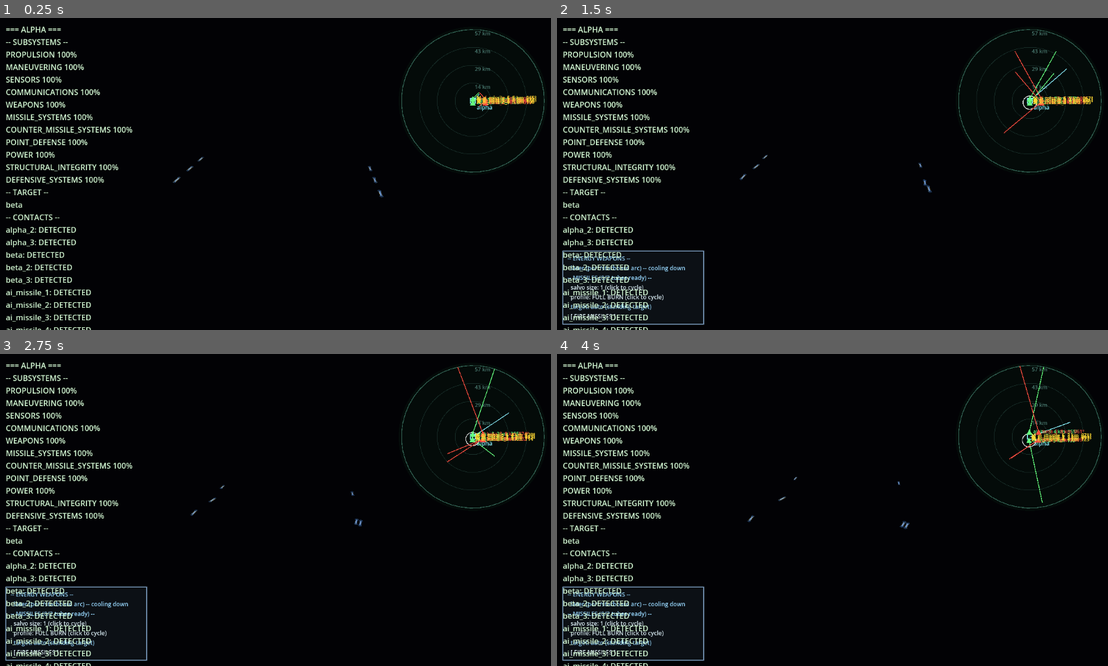
Above: before the commit, frames 1-4 (two rows, left to right).
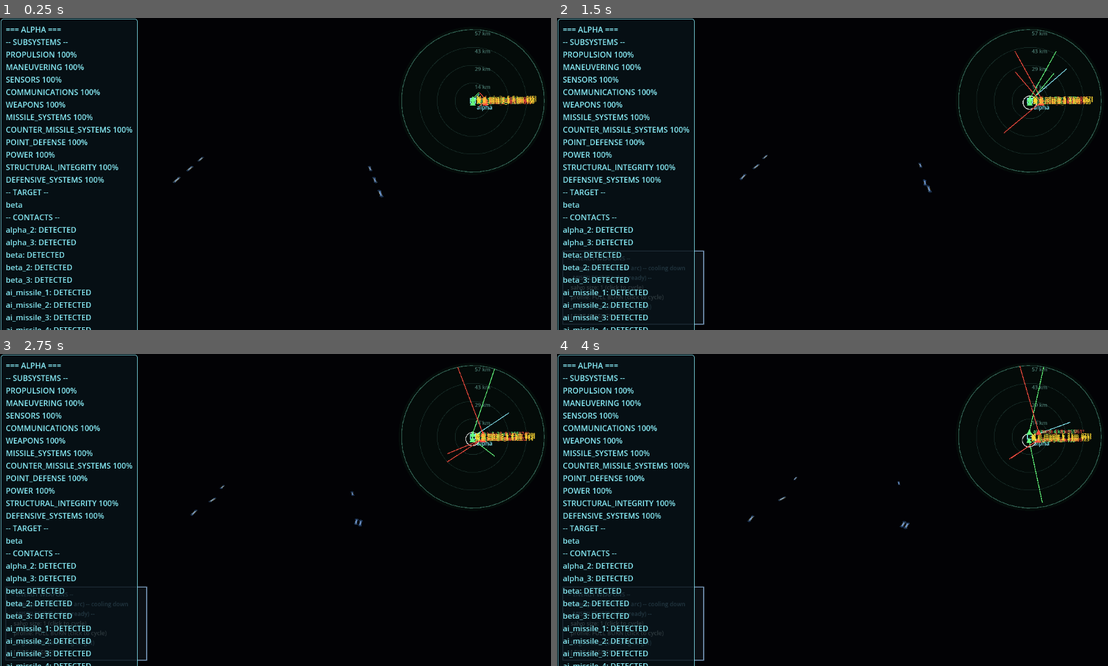
Above: after the commit, the same moments.

Repository: triest/HonorHaringtonGame
Game: Godot game, scene res://scenes/main.tscn
Two runs of this game, one before a commit and one after it. Both use one fixed random seed, a clock stepped at 60 frames per second and the inputs below.
Inputs (mouse positions are in pixels of both pictures, inside the frame that each line leads up to):
- Up to frame 1 (0.25 s): no input
- Up to frame 2 (1.5 s): drag from (1030, 102) to (893, 105) at 0.52 s; drag from (634, 286) to (804, 236) at 1.27 s
- Up to frame 3 (2.75 s): move the mouse to (336, 441) at 2.02 s; hold D (order_turn_right) from 2.03 s (still down); hold C (order_target_clear) from 2.03 s (still down); click (336, 441) at 2.17 s
- Up to frame 4 (4 s): release D (order_turn_right) at 2.75 s; release C (order_target_clear) at 2.75 s; drag from (804, 572) to (667, 463) at 2.77 s; move the mouse to (1003, 556) at 3.52 s; hold A (order_turn_left) from 3.53 s (still down); hold F (order_weapons_toggle) from 3.53 s (still down); click (1003, 556) at 3.67 s

The runs differ from the first frame. In frame 1, 2.9% of the frame differs, in the area x 0-25%, y 0-100%; in frame 2, 3.9%; in frame 3, 3.9%; in frame 4, 3.9%.

Commit message:
§56.3 item J, часть 1: стилизация панели Hud (shared UiTheme + styled background)
Первая часть визуального полишинга (item J) поверх функционально
закрытых F-I: новый scripts/ui_theme.gd (UiTheme) даёт общий stylebox/
цвет для будущих панелей, Hud получил реальную стилизованную панель
фона вместо голого текста. test_hud.gd 16 -> 21 проверок, все проходят.
Item J остаётся не закрытым -- это одна из нескольких запланированных
частей.

Diff:
--- a/project/scripts/hud.gd
+++ b/project/scripts/hud.gd
@@ -19,21 +19,59 @@
 ## main.gd wires this to "alpha". A future pass can add a second panel
 ## or a POV switch once order input (item 5) gives the player an actual
 ## controlled ship to default the POV to.
+##
+## §56.3 item J (visual polish pass, see .tools/state.md): this panel was
+## bare unstyled text directly on the 3D viewport -- the user's explicit
+## complaint after live-testing items A-E ("debug text/dots on a black
+## screen"). This pass gives it a real styled background (UiTheme,
+## scripts/ui_theme.gd -- a small shared stylebox/color helper, new this
+## pass, meant to be reused by CommandGroupPanel/OrderMenu/WeaponPanel in
+## LATER J sub-passes, not applied to them yet -- see ASSUMPTIONS.md
+## "§56.3 item J" for the honest scope of what this one pass covers) and
+## an accent text color matching TacticalPlot's own-ship marker color, so
+## this panel reads as the same visual system as the tactical plot rather
+## than an unrelated debug overlay. The TEXT CONTENT/layout logic below
+## (_build_text) is completely unchanged -- this is a pure presentation
+## change, still §25.1-compliant (per-subsystem numeric %, no aggregate
+## health bar).
 class_name Hud
 
 const SubsystemType = preload("res://simulation/subsystem_type.gd")
 const ContactState = preload("res://simulation/contact_state.gd")
+const UiTheme = preload("res://scripts/ui_theme.gd")
+
+## Gap (px) between the label's own text bounds and the drawn panel edge
+## around it -- purely a legibility/aesthetic choice (ASSUMPTION, same
+## status as e.g. TacticalPlot.PLOT_MARGIN_PX), not derived from anything.
+const PANEL_PADDING_PX: float = 10.0
 
 var _label: Label
+var _background: Panel
 var pov_ship_id: String = ""
 
 func _ready() -> void:
+	# Background added FIRST so it draws behind the label (CanvasLayer
+	# children render in the order they were added, same convention as
+	# every other layered draw in this codebase, e.g. TacticalPlot draws
+	# rim/rings before contacts before selection rings).
+	_background = Panel.new()
+	_background.name = "HudBackground"
+	_background.add_theme_stylebox_override("panel", UiTheme.panel_stylebox())
+	# Purely decorative chrome behind a text readout -- must never steal
+	# mouse events from whatever's underneath (the 3D viewport, and other
+	# input-consuming UI like TacticalPlot).
+	_background.mouse_filter = Control.MOUSE_FILTER_IGNORE
+	add_child(_background)
+
 	_label = Label.new()
 	_label.name = "HudLabel"
 	_label.position = Vector2(12, 12)
-	_label.add_theme_color_override("font_color", Color(0.85, 1.0, 0.85))
+	_label.add_theme_color_override("font_color", UiTheme.ACCENT_COLOR)
+	_label.add_theme_color_override("font_outline_color", Color(0.0, 0.02, 0.02, 0.9))
+	_label.add_theme_constant_override("outline_size", 2)
 	_label.add_theme_font_size_override("font_size", 16)
 	add_child(_label)
+	_layout_background()
 
 ## Call once per simulation tick (same call site/order as WeaponFx.update,
 ## see main.gd._on_tick) with the world and which ship this HUD instance
@@ -41,6 +79,21 @@
 func update(world: SimulationWorld, ship_id: String) -> void:
 	pov_ship_id = ship_id
 	_label.text = _build_text(world, ship_id)
+	_layout_background()
+
+## §56.3 item J: resizes/repositions `_background` to hug `_label`'s
+## CURRENT real measured bounds (Label.get_minimum_size(), the same
+## "real measurement, not a guess" primitive get_bottom_y() below already
+## relied on pre-item-J) plus PANEL_PADDING_PX on every side. Called after
+## every text change so the panel never lags behind a line-count change
+## (fewer/more subsystems, fewer/more contacts).
+func _layout_background() -> void:
+	if _background == null or _label == null:
+		return
+	var content_size: Vector2 = _label.get_minimum_size()
+	var pad := Vector2(PANEL_PADDING_PX, PANEL_PADDING_PX)
+	_background.position = _label.position - pad
+	_background.size = content_size + pad * 2.0
 
 ## §56.3 item F ("first real shared UI-panel layout pass", §1.10.1's own
 ## note in .tools/state.md): this panel's CURRENT actual rendered bottom
@@ -50,13 +103,20 @@
 ## "how tall is Hud usually" -- Hud's own line count varies with contact
 ## count/subsystem list, so a fixed guess drifts stale exactly the way
 ## CommandGroupPanel's PANEL_POSITION constant already admitted it might
-## (see that file's own doc comment, pre-item-F). Label.get_minimum_size()
-## reflects the CURRENTLY SET text's real measured size and, unlike a
-## live on-screen pixel readout, is safe to call even before this node
-## has ever been part of a rendered frame (confirmed headless via a
-## throwaway probe script before relying on it here) -- so this is a real
-## measurement, not another guess one layer removed.
+## (see that file's own doc comment, pre-item-F).
+##
+## §56.3 item J update: now returns the styled BACKGROUND panel's real
+## bottom edge (label bottom + PANEL_PADDING_PX), not the bare label's --
+## the background is the panel's actual visible extent now that one
+## exists, so a sibling stacking "below Hud" should stack below the drawn
+## panel, not below where the label would end if the panel weren't there
+## (which would visually clip into/overlap Hud's own border). Falls back
+## to the pre-item-J label-only measurement if _background somehow isn't
+## set (defensive -- _ready() always creates it, same guard style as
+## every other optional-collaborator null-check in this codebase).
 func get_bottom_y() -> float:
+	if _background != null:
+		return _background.position.y + _background.size.y
 	return _label.position.y + _label.get_minimum_size().y
 
 func _build_text(world: SimulationWorld, ship_id: String) -> String:
--- /dev/null
+++ b/project/scripts/ui_theme.gd
@@ -0,0 +1,74 @@
+extends RefCounted
+## UiTheme
+##
+## §56.3 item J (visual polish pass, see .tools/state.md / AGENTS.md §56.3):
+## a small shared style helper so panels this pass and later J sub-passes
+## touch (Hud first, this pass; CommandGroupPanel/OrderMenu/WeaponPanel/
+## TacticalPlot's own chrome are explicitly left for later sub-passes -- see
+## state.md's own "pick ONE concrete sub-piece... expect multiple passes"
+## plan, item J's checklist entry in state.md) draw from one consistent
+## palette/stylebox recipe instead of each hand-rolling its own colors --
+## the point of docs/reference/tactical_command_ui_reference.png is a
+## single coherent "HUD glass panel" visual system, not a patchwork of
+## independently-styled debug overlays. Pure cosmetics/style-object
+## construction -- no simulation/gameplay logic, same §42 boundary every
+## other UI file in this dir already respects (this file computes nothing
+## about world state, it only builds Godot StyleBox resources).
+class_name UiTheme
+
+## Cyan accent used for "this is player/own-force UI chrome" -- matches
+## TacticalPlot.OWN_SHIP_COLOR (scripts/tactical_plot.gd's own-ship marker
+## color) so a HUD panel's border/text reads as the same visual language as
+## the plot's own-ship icon, not a coincidentally-similar but independently
+## -chosen blue. Kept as a plain Color constant (not e.g. re-exporting
+## TacticalPlot.OWN_SHIP_COLOR) so this file has no dependency on that class
+## -- both are independently allowed to reference "the same value", per this
+## codebase's existing small-helper convention (see e.g. MISSILE_COLOR's own
+## doc comment in tactical_plot.gd for the same "matches X's color, kept as
+## a literal, not a cross-reference" reasoning).
+const ACCENT_COLOR := Color(0.55, 0.95, 1.0)
+const ACCENT_COLOR_DIM := Color(0.55, 0.95, 1.0, 0.55)
+
+## Subsystem/condition-readout color bands -- purely a legibility aid for a
+## PER-SUBSYSTEM numeric percentage (AGENTS.md §25.1 explicitly allows this:
+## "does not forbid displaying a numeric readout of an individual
+## subsystem's condition... where that is the most readable way to show
+## real, mechanically-consequential state"). This is NOT a single
+## aggregate "ship health" bar/color -- each subsystem still gets its own
+## independent number and color, so a ship with SENSORS destroyed but
+## everything else fine still reads as exactly that, not as a single
+## uniform "damaged" tint.
+const CONDITION_GOOD_COLOR := Color(0.5, 0.95, 0.55)
+const CONDITION_WARN_COLOR := Color(0.95, 0.85, 0.35)
+const CONDITION_CRITICAL_COLOR := Color(1.0, 0.35, 0.3)
+const CONDITION_WARN_THRESHOLD: float = 0.66
+const CONDITION_CRITICAL_THRESHOLD: float = 0.33
+
+const PANEL_BG_COLOR := Color(0.03, 0.07, 0.09, 0.82)
+const PANEL_BORDER_WIDTH: float = 1.5
+const PANEL_CORNER_RADIUS: int = 4
+const PANEL_CONTENT_MARGIN: float = 8.0
+
+## Builds a StyleBoxFlat for a panel background: dark translucent fill, a
+## thin accent-colored border, slightly rounded corners -- the recurring
+## "HUD glass panel" look in the reference image, factored out here so it
+## is defined once rather than re-typed (and inevitably drifting slightly
+## different) in every panel script that wants one.
+static func panel_stylebox(border_color: Color = ACCENT_COLOR, bg_color: Color = PANEL_BG_COLOR) -> StyleBoxFlat:
+	var sb := StyleBoxFlat.new()
+	sb.bg_color = bg_color
+	sb.border_color = border_color
+	sb.set_border_width_all(PANEL_BORDER_WIDTH)
+	sb.set_corner_radius_all(PANEL_CORNER_RADIUS)
+	sb.set_content_margin_all(PANEL_CONTENT_MARGIN)
+	return sb
+
+## Per-subsystem condition -> color, per the CONDITION_*_COLOR doc comment
+## above (a readability aid on an already-shown, already-differentiated
+## per-subsystem number -- not a new aggregate health measure).
+static func condition_color(condition_fraction: float) -> Color:
+	if condition_fraction < CONDITION_CRITICAL_THRESHOLD:
+		return CONDITION_CRITICAL_COLOR
+	if condition_fraction < CONDITION_WARN_THRESHOLD:
+		return CONDITION_WARN_COLOR
+	return CONDITION_GOOD_COLOR
--- a/project/simulation/tests/test_hud.gd
+++ b/project/simulation/tests/test_hud.gd
@@ -22,6 +22,19 @@
 ## this test passing, the bug is downstream of Godot's own scripting
 ## layer (renderer/driver interaction) and needs a live Windows repro,
 ## not another headless test.
+##
+## §56.3 item J (visual polish pass): added coverage for the new styled
+## background Panel (scripts/hud.gd's `_background`, scripts/ui_theme.gd)
+## -- exists, uses a real StyleBoxFlat (not the engine default), is added
+## BEFORE the label in child order (so it draws behind, not on top/hiding
+## the text), and hugs the label's real measured bounds with padding.
+## get_bottom_y()'s own expected-value formula was updated to match its
+## new, more-correct meaning (the background panel's real bottom edge --
+## see that method's own doc comment for why) rather than kept pointing
+## at the pre-item-J bare-label formula, per this codebase's existing
+## convention of rewriting a test whose old assertion encoded since-
+## superseded behavior rather than leaving it checking the wrong thing
+## (see e.g. §56.3 item I's test_move_order_controller.gd rewrite).
 
 const SimulationWorld = preload("res://simulation/simulation_world.gd")
 const ShipPhysicsState = preload("res://simulation/ship_physics_state.gd")
@@ -93,6 +106,11 @@
 ## ShipSubsystems + at least one contact produces a multi-line label, so
 ## this also incidentally guards against get_bottom_y() being hardcoded
 ## back to a single-line assumption.
+##
+## §56.3 item J: updated expected-value formula -- get_bottom_y() now
+## returns the styled background panel's real bottom edge (label bottom +
+## padding), not the bare label's bottom, since the background is what's
+## actually visibly drawn now. See get_bottom_y()'s own doc comment.
 func _test_get_bottom_y_reflects_real_label_height() -> void:
 	var world := _make_world_with_alpha()
 	var hud := Hud.new()
@@ -100,11 +118,48 @@
 	hud._ready()
 	hud.update(world, "alpha")
 	var label: Label = hud.get_node_or_null("HudLabel")
+	var background: Panel = hud.get_node_or_null("HudBackground")
 	_assert(label != null, "sanity: HudLabel must exist to measure its height")
-	if label != null:
-		var expected: float = label.position.y + label.get_minimum_size().y
-		_assert(is_equal_approx(hud.get_bottom_y(), expected), "get_bottom_y() should equal label.position.y + label.get_minimum_size().y, got %f expected %f" % [hud.get_bottom_y(), expected])
+	_assert(background != null, "sanity: HudBackground must exist to measure the panel's real bottom edge")
+	if label != null and background != null:
+		var expected: float = background.position.y + background.size.y
+		_assert(is_equal_approx(hud.get_bottom_y(), expected), "get_bottom_y() should equal the background panel's real bottom edge, got %f expected %f" % [hud.get_bottom_y(), expected])
 		_assert(hud.get_bottom_y() > label.position.y, "get_bottom_y() should be below the label's own top (position.y) once there is any text at all")
+
+## §56.3 item J: the new styled background panel -- exists, is a real
+## StyleBoxFlat (not the Godot default Panel theme, which would mean
+## UiTheme.panel_stylebox() was never actually applied), drawn BEHIND the
+## label (added earlier in child order, so it doesn't cover the text),
+## and its rect fully encloses the label's real measured bounds with the
+## documented padding rather than e.g. being left at its constructor
+## default size (0,0) or some other stale/unrelated rect.
+func _test_background_panel_is_styled_and_wraps_the_label() -> void:
+	var world := _make_world_with_alpha()
+	var hud := Hud.new()
+	get_root().add_child(hud)
+	hud._ready()
+	hud.update(world, "alpha")
+	var label: Label = hud.get_node_or_null("HudLabel")
+	var background: Panel = hud.get_node_or_null("HudBackground")
+	_assert(background != null, "Hud._ready() should create a child Panel named HudBackground")
+	if background == null or label == null:
+		hud.queue_free()
+		return
+
+	var label_index: int = label.get_index()
+	var background_index: int = background.get_index()
+	_assert(background_index < label_index, "HudBackground should be added before HudLabel in child order, so it draws behind the text, not over it")
+
+	var stylebox: StyleBox = background.get_theme_stylebox("panel")
+	_assert(stylebox is StyleBoxFlat, "HudBackground should use a real StyleBoxFlat (UiTheme.panel_stylebox()), not the engine's default flat panel theme")
+
+	var label_size: Vector2 = label.get_minimum_size()
+	_assert(background.position.x <= label.position.x and background.position.y <= label.position.y, "the background panel should start at or before the label's own top-left corner (padding), not inside it")
+	var label_bottom_right: Vector2 = label.position + label_size
+	var background_bottom_right: Vector2 = background.position + background.size
+	_assert(background_bottom_right.x >= label_bottom_right.x and background_bottom_right.y >= label_bottom_right.y, "the background panel should fully enclose the label's real measured bounds, not clip it")
+	_assert(background.position.y < label.position.y, "the background panel should extend above the label (real padding), not start exactly flush at the label's top")
+
 	hud.queue_free()
 
 func _init() -> void:
@@ -112,6 +167,7 @@
 	_test_update_sets_non_empty_text_with_expected_sections()
 	_test_update_with_unknown_ship_id_still_shows_something()
 	_test_get_bottom_y_reflects_real_label_height()
+	_test_background_panel_is_styled_and_wraps_the_label()
 
 	print("")
 	print("Passed: ", _passed, " Failed: ", _failures)
Not shown, changed: .tools/state.md
Not shown, changed: ASSUMPTIONS.md
Not shown, changed: CHANGELOG.md
